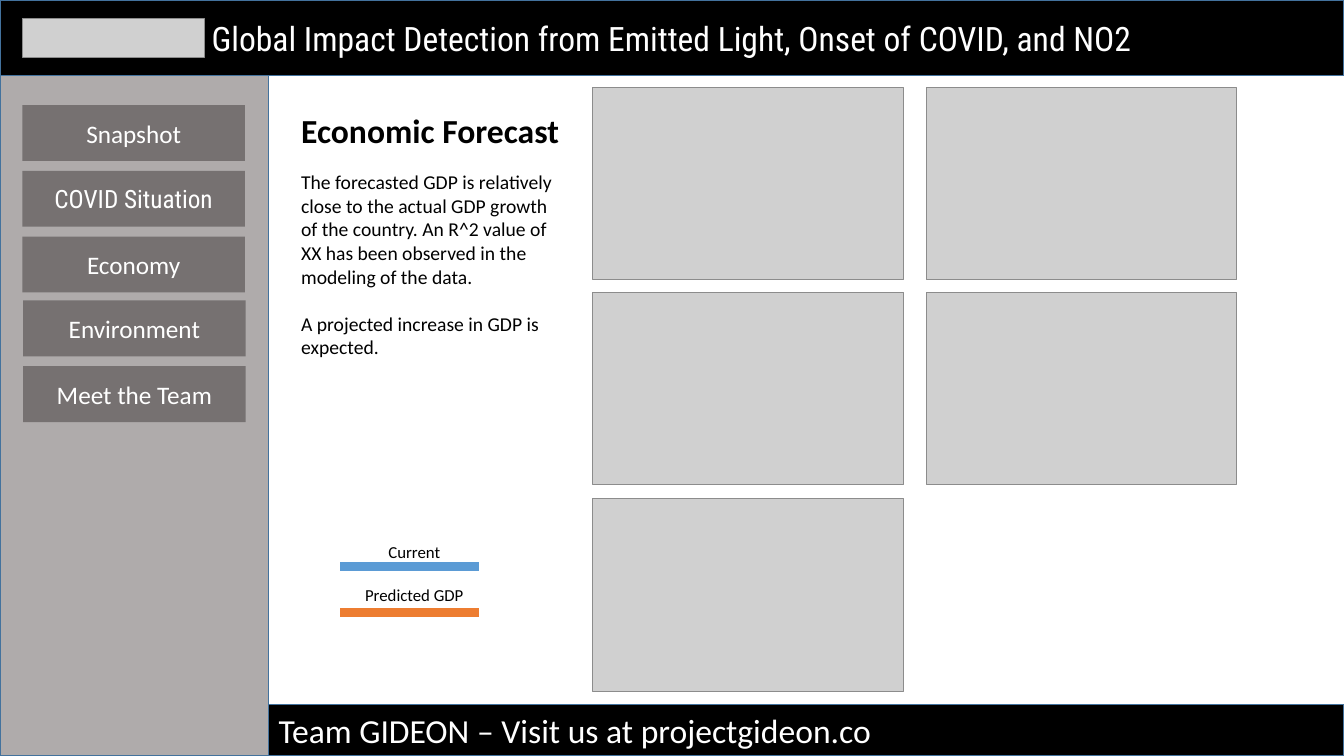
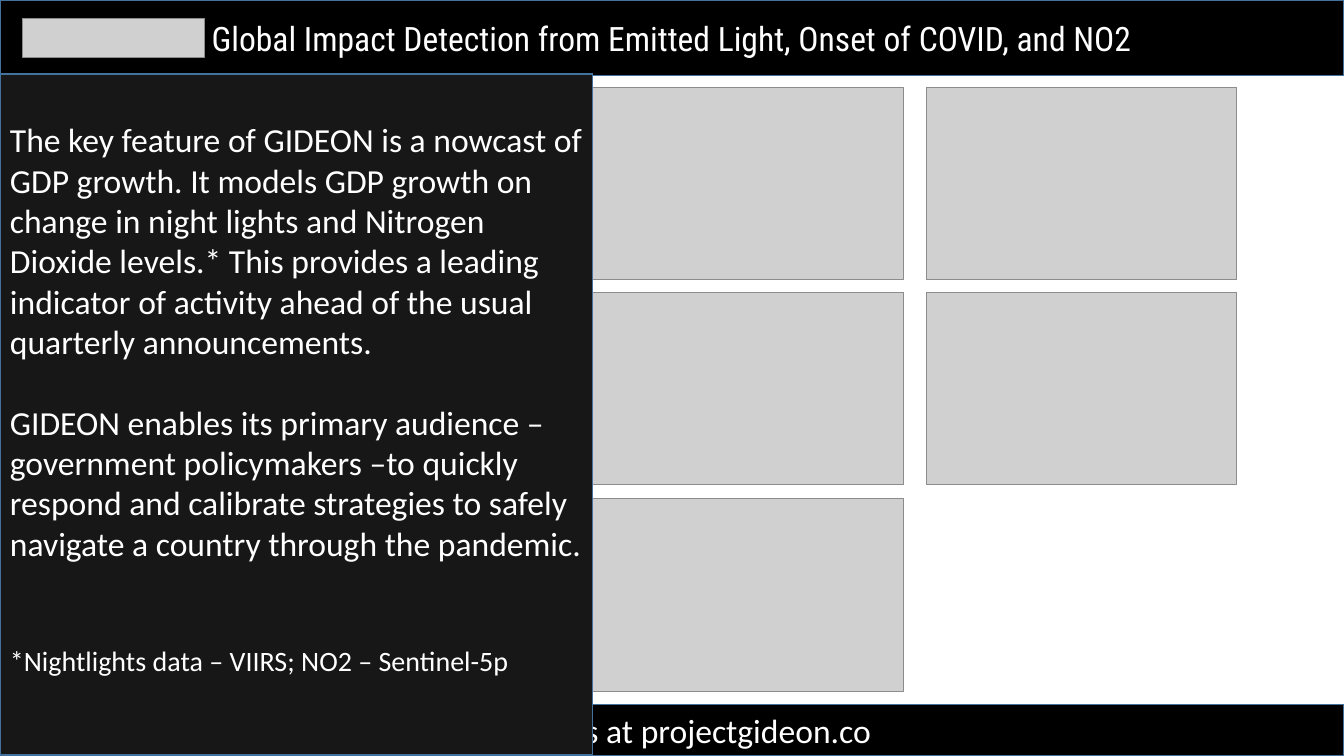
Before and after one commit to docligot/gqueers_space_apps, a slide deck: slide 3 of 5-slide-requirement_GIDEON.pptx. Drawn at 1344x756 pixels with LibreOffice and Linux fonts; fonts in the diff are those of the drawing; grey boxes stand for pictures. Boxes give left, top, right and bottom in pixels: in the first picture for what was removed or moved away, otherwise in the second. Text is boxed around its words. In the diff, an @@ line names an element or a change of style, - is before the commit and + after.

```diff
--- a/5-slide-requirement_GIDEON.pptx
+++ b/5-slide-requirement_GIDEON.pptx
@@ rectangle added at (0,74,593,754), fill #181717, outline #43739E 1 pt, 24 pt, text #FFFFFF @@
+The key feature of GIDEON is a nowcast of GDP growth. It models GDP growth on change in night lights and Nitrogen Dioxide levels.* This provides a leading indicator of activity ahead of the usual quarterly announcements.
+GIDEON enables its primary audience – government policymakers –to quickly respond and calibrate strategies to safely navigate a country through the pandemic.
+*Nightlights data – VIIRS; NO2 – Sentinel-5p
@@ rectangle removed at (22,105,245,161) @@
-Snapshot
@@ rectangle removed at (22,170,245,227) @@
-COVID Situation
@@ text removed at (301,175,552,357) @@
-The forecasted GDP is relatively close to the actual GDP growth of the country. An R^2 value of XX has been observed in the modeling of the data.
-A projected increase in GDP is expected.
@@ rectangle removed at (22,237,245,293) @@
-Economy
@@ rectangle removed at (23,300,246,357) @@
-Environment
@@ rectangle removed at (23,366,246,422) @@
-Meet the Team
@@ line removed from (341, 567) to (479, 567) @@
@@ text removed at (388,547,440,563) @@
-Current
@@ text removed at (365,589,464,601) @@
-Predicted GDP
@@ line removed from (341, 613) to (479, 613) @@
```
Also in this commit, not shown: 4 other slides changed.
